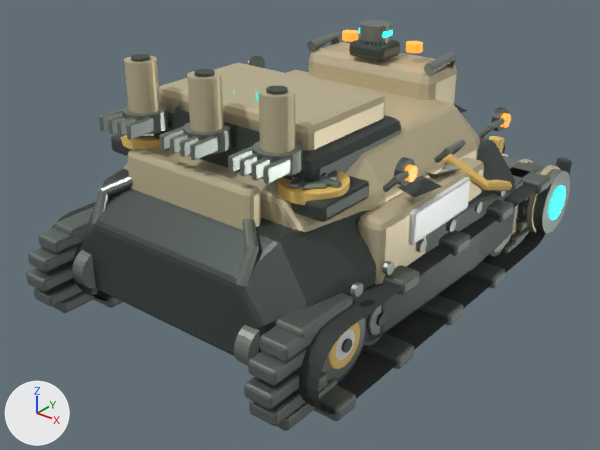
Renders of the glTF model assets/models/vehicles/harvester.glb from each side of a commit.
Rendered twice from a camera (50 mm lens) standing at (3.57, -4.58, 3.39) and looking at (-0.01, -0.11, 0.62). Every picture has the same lights, and +X, +Y and +Z are marked at lower left. The first picture is the older version. Where no turn or scale is listed for an object, it has been applied to the vertices.

Objects in the first picture: 'LoadingDoor_Steel', 'Rear unloading hatch armored leaf', 'Static_Amber', 'Static_Armor', 'Static_Hazard', 'Static_Rubber', 'Static_Shadow', 'Static_Steel', 'Static_Track', 'TeamColor', 'Transverse rotary cutter drum' and 11 more.
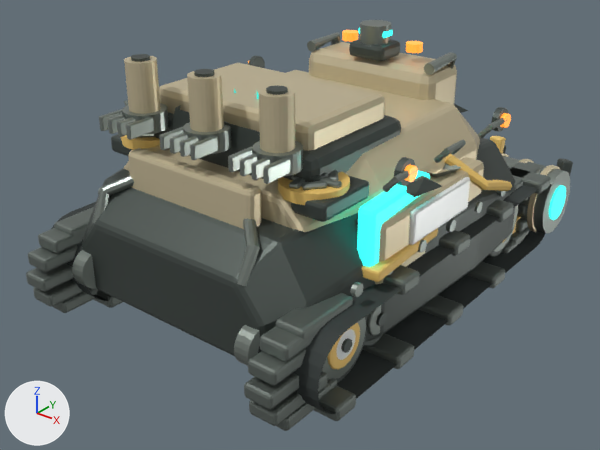
ob_solarit_harvester_h09_skimmer is not drawn itself; it is the parent of ob_cargostage01, ob_cargostage02, ob_cargostage03, ob_cargostage04, ob_cargostage05, ob_cargostage06, ob_cargostage07, ob_cargostage08.
ob_cutteractuator is not drawn itself; it is the parent of ob_harvesterhead.

Patch to the scene script:
```diff
--- a/assets/models/vehicles/harvester.glb.py
+++ b/assets/models/vehicles/harvester.glb.py
@@ me_solarit_side_discharge_chute_rim___mesh @@
+me_solarit_side_discharge_chute_rim___mesh.from_pydata(...)  # 56 vertices, 108 faces; spans x 0.047..0.252, y -0.394..0.412, z -0.22..-0.14
+me_solarit_side_discharge_chute_rim___mesh.materials.append(mat_08___black_yellow_safety_enamel)  # orange #f6ce73
@@ me_solarit_side_discharge_armored_flap___mesh @@
+me_solarit_side_discharge_armored_flap___mesh.from_pydata(...)  # 56 vertices, 108 faces; spans x 0.019..0.18, y -0.375..0.387, z -0.24..0.24
+me_solarit_side_discharge_armored_flap___mesh.materials.append(mat_06___solarit_conduits)  # cyan #35eddd, glowing cyan #39ffed
@@ ob_solarit_harvester_h09_skimmer @@
 ob_solarit_harvester_h09_skimmer = bpy.data.objects.new('SOLARIT Harvester H09 Skimmer', None)
-ob_solarit_harvester_h09_skimmer.location = (0.0, 0.0, 0.0)
+ob_solarit_harvester_h09_skimmer.location = (0.0, 0.006, 0.0)
 ob_solarit_harvester_h09_skimmer.rotation_euler = (0.0003, 0.0, 0.0)  # degrees (0, 0, 0)
@@ ob_cutteractuator @@
 ob_cutteractuator.location = (0.0, 1.73, 0.52)
-ob_cutteractuator.rotation_euler = (-0.04, 0.0, 0.0)  # degrees (-2.3, 0, 0)
+ob_cutteractuator.rotation_euler = (-0.0867, 0.0, 0.0)  # degrees (-5, 0, 0)
@@ ob_solarit_side_discharge_chute_rim @@
+ob_solarit_side_discharge_chute_rim = bpy.data.objects.new('Solarit side discharge chute rim', me_solarit_side_discharge_chute_rim___mesh)
+ob_solarit_side_discharge_chute_rim.location = (0.94, -0.454, 1.08)
@@ ob_solarit_side_discharge_armored_flap @@
+ob_solarit_side_discharge_armored_flap = bpy.data.objects.new('Solarit side discharge armored flap', me_solarit_side_discharge_armored_flap___mesh)
+ob_solarit_side_discharge_armored_flap.location = (0.94, -0.454, 1.08)
```

What differs and where, as boxes (x1, y1, x2, y2) in the pictures (600 x 450 px):
'Rear unloading hatch armored leaf', moved
    before: (128, 148, 261, 230)
    after: (128, 148, 261, 229)
'Solarit side discharge armored flap', added (cyan)
    after: (357, 171, 430, 267)
'LoadingDoor_Steel', moved
    before: (91, 176, 259, 287)
    after: (92, 175, 260, 286)
'Transverse rotary cutter drum', moved, turned
    both: (503, 156, 570, 233)
'Solarit side discharge chute rim', added (orange)
    after: (362, 228, 438, 282)
'DamageLight_Shadow', moved
    before: (397, 104, 467, 197)
    after: (406, 104, 468, 197)
'Animated R sprocket.001', moved
    before: (322, 318, 365, 380)
    after: (322, 317, 366, 380)
'CutterDrumRotor_Armor', moved, turned (mostly hidden)
    before: (501, 153, 560, 233)
    after: (501, 153, 560, 232)
'Cutter drum central solarit core', moved, turned
    both: (549, 185, 566, 220)
'Animated R sprocket energy hub.001', moved
    before: (336, 330, 355, 360)
    after: (336, 329, 356, 360)
'CutterDrumRotor_Shadow', moved, turned (mostly hidden)
    before: (502, 145, 572, 175)
    after: (503, 145, 573, 176)
'DamageHeavy_Steel', moved (mostly hidden)
    before: (426, 163, 460, 178)
    after: (427, 164, 461, 178)
'CutterDrumRotor_Hazard', moved, turned (mostly hidden)
    before: (489, 136, 504, 153)
    after: (490, 136, 506, 153)
'Animated R sprocket', moved (mostly hidden)
    before: (493, 206, 517, 252)
    after: (493, 205, 518, 252)
'Idle status beacon base', moved (not visible afterwards)
    before: (360, 39, 385, 45)
'HarvesterHead_Hazard', moved, turned (mostly hidden)
    before: (512, 217, 520, 234)
    after: (512, 216, 521, 234)
'CargoStage07_Ore', moved (mostly hidden)
    before: (254, 91, 259, 99)
    after: (254, 92, 259, 99)
